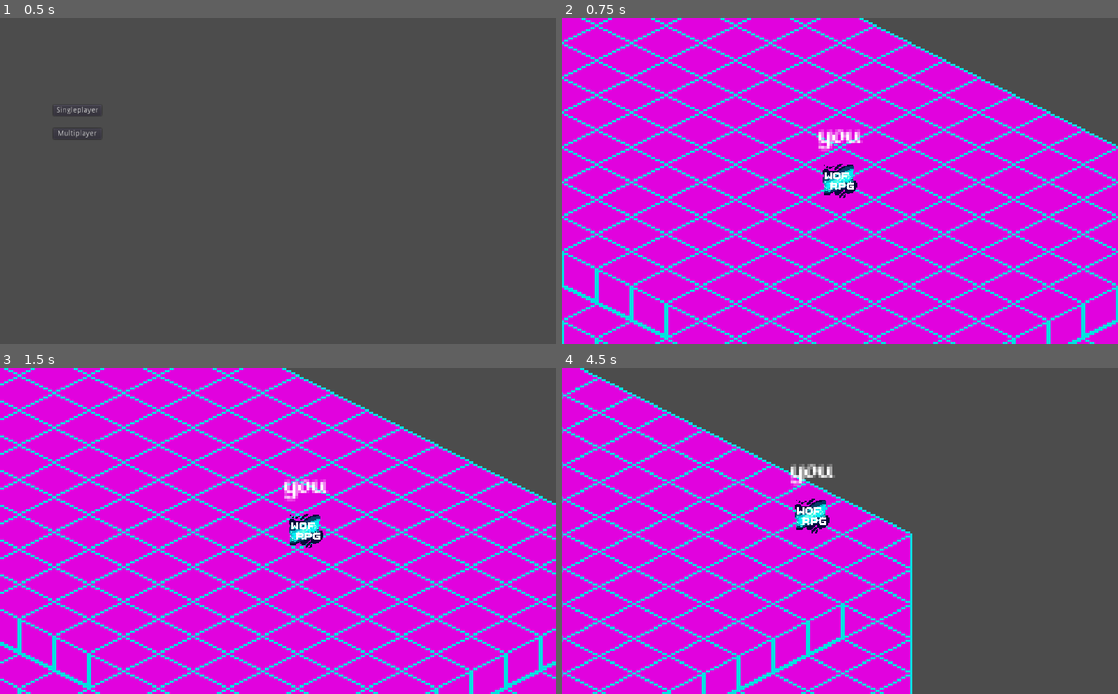
Above: before the commit, frames 1-4 (two rows, left to right).
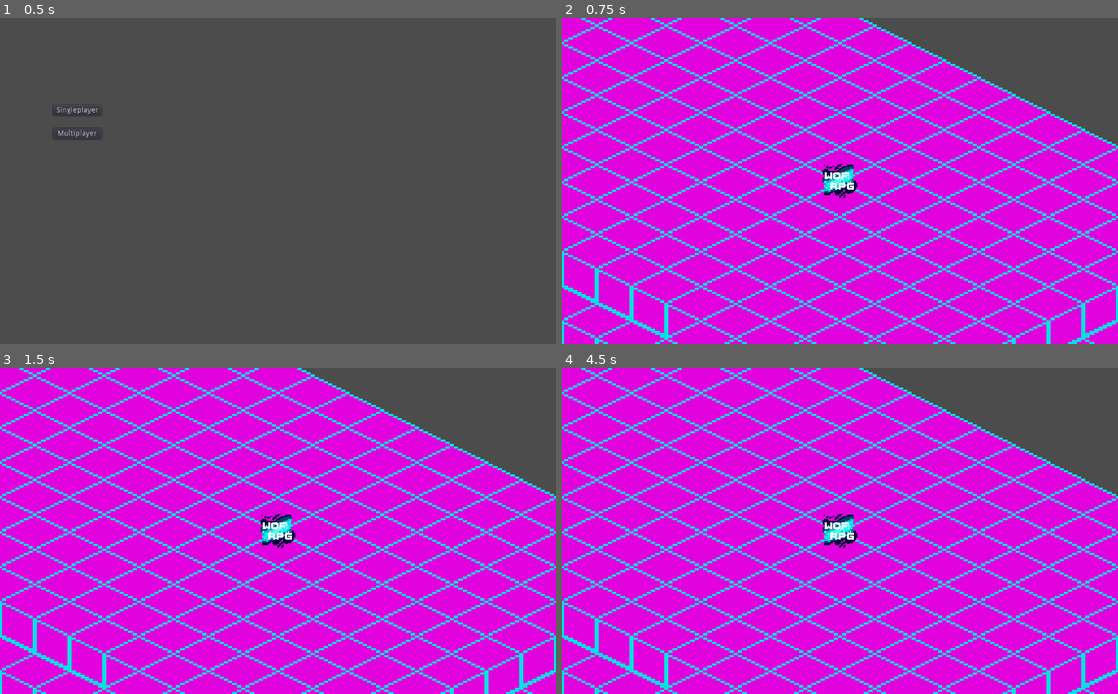
Above: after the commit, the same moments.

Repository: Animus-Surge/wof-rpg
Game: Godot game, scene res://scenes/loading_screen.tscn
Two runs of this game, one before a commit and one after it. Both use one fixed random seed, a clock stepped at 60 frames per second and the inputs below.
Inputs:
- Up to frame 1 (0.5 s): no input
- Up to frame 2 (0.75 s): click "Singleplayer" at 0.5 s
- Up to frame 3 (1.5 s): tap Enter at 1.25, 1.35 s; hold Right (ui_right) from 1.28 s (still down)
- Up to frame 4 (4.5 s): release Right (ui_right) at 2.03 s; hold Down (ui_down) 2.03-2.78 s; tap Enter every 0.75 s from 2.1 to 4.35 s; hold Right (ui_right) 2.78-3.53 s; hold Up (ui_up) 3.53-4.28 s; hold Left (ui_left) from 4.28 s (still down)

Frame 1 is identical in both runs. In frame 2, 0.3% of the frame differs, in the area x 46-55%, y 34-41%; in frame 3, 22%; in frame 4, 52%, in the area x 0-100%, y 0-100%.

Commit message:
Squash multiplayer bugs

Diff:
--- a/scenes/map.tscn
+++ b/scenes/map.tscn
@@ -53,8 +53,8 @@
 anchor_top = 1.0
 anchor_right = 1.0
 anchor_bottom = 1.0
-margin_left = -244.0
-margin_top = -324.0
+margin_left = -403.0
+margin_top = -202.0
 __meta__ = {
 "_edit_use_anchors_": false
 }
@@ -73,22 +73,26 @@
 }
 
 [node name="ScrollContainer" type="ScrollContainer" parent="UILayer/ui_root/chatpanel"]
-anchor_left = 0.0122951
-anchor_top = 0.00925926
-anchor_right = 0.991803
-anchor_bottom = 0.904321
+anchor_right = 1.0
+anchor_bottom = 1.0
+margin_left = 5.0
+margin_top = 4.0
+margin_right = -3.0
+margin_bottom = -32.0
 scroll_horizontal_enabled = false
 __meta__ = {
 "_edit_use_anchors_": true
 }
 
 [node name="RichTextLabel" type="RichTextLabel" parent="UILayer/ui_root/chatpanel/ScrollContainer"]
-margin_right = 239.0
-margin_bottom = 290.0
+margin_right = 395.0
+margin_bottom = 166.0
 size_flags_horizontal = 3
 size_flags_vertical = 3
+bbcode_enabled = true
 
 [node name="pausemenu" type="Panel" parent="UILayer/ui_root"]
+visible = false
 anchor_right = 1.0
 anchor_bottom = 1.0
 custom_styles/panel = SubResource( 2 )
--- a/scripts/global/scene_root.gd
+++ b/scripts/global/scene_root.gd
@@ -20,7 +20,7 @@
 	var ip = $Panel/ip.text # TODO: separate the port from the end of the IP
 	var username = $Panel/uname.text
 
-	gstate.username = username
+	gstate.username = username if not username.empty() else "Player"
 	gstate.join_server(ip)
 
 func sp_press():
--- a/scripts/player/player.gd
+++ b/scripts/player/player.gd
@@ -9,14 +9,14 @@
 func _ready():
 	if !gstate.mplayer:
 		$Camera2D.current = true
-		$Label.text = "you"
+		$Label.text = ""
 		return
 	var pid = get_network_master()
 	if is_network_master():
 		$Camera2D.current = true
 		$Label.text = "you"
 	else:
-		$Label.text = str(pid)
+		$Label.text = gstate.players[pid].uname
 
 	ppos = position
 
@@ -31,10 +31,10 @@
 		if gstate.mplayer:
 			rset_unreliable("pvel", vel)
 			rset_unreliable("ppos", position)
-	else:
-		if gstate.mplayer:
+	elif gstate.mplayer:
+		vel = pvel
+		if !gstate.paused: # Prevent the player from jumping back to (0,0)
 			position = ppos
-			vel = pvel
 
 	position += vel * delta
 
--- a/scripts/state.gd
+++ b/scripts/state.gd
@@ -22,6 +22,7 @@
 #Game state variables
 var paused = false
 var mplayer = false
+var hosting_server = false
 
 var auto_hide_loadscreen = true # Used for multiplayer system
 
@@ -100,6 +101,8 @@
 
 func create_lan():
 	disconnect("done", self, "create_lan")
+	mplayer = true
+	hosting_server = true
 	var peer = NetworkedMultiplayerENet.new()
 	peer.create_server(mult_port, 20) # All local server instances will be limited to 20 players
 	get_tree().set_network_peer(peer)
@@ -147,16 +150,19 @@
 
 func connection_success():
 	print("CONNECTION: Connected successfully to: " + mult_ip + ":" + str(mult_port))
+	emit_signal("mp_connected")
 	mplayer = true
 	prestart()
 
 func connection_failed():
 	print("CONNECTION: Failed to connect to: " + mult_ip + ":" + str(mult_port))
+	emit_signal("mp_fail")
 	auto_hide_loadscreen = true
 	load_scene("menus")
 
 func disconnected():
 	print("CONNECTION: Disconnected. Deliberate: " + str(deliberate_disconnect))
+	emit_signal("mp_disconnected")
 	mplayer = false
 	auto_hide_loadscreen = true
 	load_scene("menus")
@@ -169,7 +175,7 @@
 
 func prestart():
 	print("PRESTART")
-	rpc_id(1, "register_player_server", {"uname":"Surgie"})
+	rpc_id(1, "register_player_server", {"uname":username})
 
 	hide_loadingscreen()
 
@@ -181,23 +187,34 @@
 
 #Packet handling
 
-enum PacketType {
-	TYPE_P2P,
-	TYPE_P2S,
-	TYPE_S2P
-}
+signal chat_message(message)
 
 func send_packet(data):
 	rpc_id(1, "recieve_packet", get_tree().get_network_unique_id(), data)
 
-func recieve_packet(sender_id, data):
+remote func recieve_packet(sender_id, data):
 	print("PACKET_MGR: Recieved packet from: " + str(sender_id) + " data: " + str(data))
 	match data.type:
-		"ping": pass
-		"chat_msg":
-			pass
+		"ping":
+			print("PACKET_MGR: Ping: " + data.content)
+			rpc_id(sender_id, "recieve_packet_c", {"type":"ping", "content":"Pong!"})
+		"chatmsg":
+			if data.dm:
+				rpc_id(data.dm_recipient, "recieve_packet_c", {"type":"chatmsg", "sender_id":data.sender_id, "msg":data.msg, "dm":true})
+			else:
+				rpc("recieve_packet_c", {"type":"chatmsg", "sender_id":data.sender_id, "msg":data.msg, "dm":false})
 		"trade":
 			pass
+
+puppet func recieve_packet_c(data):
+	print("PACKET_MGR: Recieved packet from server. Content: " + str(data))
+	match data.type:
+		"ping":
+			print(data.content)
+		"chatmsg":
+			print("PACKET_MGR: Chat: " + data.msg)
+			# TODO: maybe have different types of messages, like a party chat, private chat, or something like that
+			emit_signal("chat_message", "[color=#" + ("00ffff" if data.sender_id == get_tree().get_network_unique_id() else "00ff00") + "]" + gstate.players[data.sender_id].uname + "[/color]" + (" [color=#ff00ff](private)[/color]: " if data.dm else ": ") + data.msg)
 
 # Singleplayer instance
 
@@ -222,18 +239,18 @@
 var tmax = 100
 
 func load_scene(scene_name):
-	print("Loading scene: " + scene_name)
+	print("SCN_MGR: Loading scene: " + scene_name)
 	#Check to see if the loading screen hasn't been deleted accidentally
 	if !get_node("/root/loading_screen"):
 		var err = get_tree().change_scene("res://scenes/loading_screen.tscn") # Also useful for debugging things, as the true debug system will not automatically load the loading screen
 		if err != OK:
-			printerr("Error occoured whilst loading the loading screen.")
+			printerr("SCN_MGR: Error occoured whilst loading the loading screen. Error code: " + str(err))
 			return
 		current_scene = "loading_screen"
 
 	loader = ResourceLoader.load_interactive("res://scenes/%s.tscn" % scene_name)
 	if loader == null:
-		printerr("Loader failed to initialize for some reason")
+		printerr("SCN_MGR: Loader failed to initialize for some reason")
 		return # TODO: error management
 
 	if current_scene != "loading_screen":
@@ -266,7 +283,7 @@
 			pass
 		else:
 			# TODO: error management
-			printerr("Loader error: " + err)
+			printerr("SCN_MGR: Loader error: " + str(err))
 			loader = null
 			break
 
--- a/scripts/ui/ui_manager.gd
+++ b/scripts/ui/ui_manager.gd
@@ -4,6 +4,11 @@
 	pass
 
 	#Connect all the helper signals
+# warning-ignore:return_value_discarded
+	gstate.connect("chat_message", self, "chat_message")
+
+# warning-ignore:return_value_discarded
+	gstate.connect("mp_connected", self, "server_connected")
 
 	#Hide all UI elements that are hidden by default
 	$pausemenu.hide()
@@ -12,11 +17,39 @@
 	else:
 		$chatpanel.hide()
 
+func server_connected():
+	$chatpanel.show()
+
 func _input(event):
+	if gstate.hosting_server: return # Ignore all keyboard inputs if we are a server (TODO: character on hosted server)
 	if event is InputEventKey and event.pressed:
 		if event.scancode == KEY_ESCAPE:
+			if gstate.paused and $chatpanel/message_box.has_focus():
+				$chatpanel/message_box.release_focus()
+				gstate.paused = false
+				return
 			gstate.paused = !gstate.paused # Only applies to the client, never affects the multiplayer side
 			$pausemenu.visible = gstate.paused
+		elif event.scancode == KEY_ENTER:
+			if $chatpanel/message_box.has_focus():
+				var msg = $chatpanel/message_box.text
+				#TODO: remove or end any bbcode tags to avoid issues
+				if msg.empty():
+					return
+				var id = get_tree().get_network_unique_id()
+				#TODO: dm and party handling
+				gstate.send_packet({"type":"chatmsg", "msg":msg, "sender_id":id, "dm":false, "dm_recipient":0})
+				$chatpanel/message_box.clear()
+				$chatpanel/message_box.release_focus()
+				gstate.paused = false
+			else:
+				$chatpanel/message_box.grab_focus()
+				gstate.paused = true # Act like it's paused so all keystrokes get sent to the chat box
+
+	#Notice how we aren't sending the chat message directly to our own chatbox. Instead we are sending it
+	#to the server, which will send it back to us, and then we will put it in our own chatbox. Avoids duplicates.
+
+#Pause screen
 
 func unpause():
 	gstate.paused = false
@@ -28,6 +61,13 @@
 func quit():
 	if gstate.mplayer:
 		gstate.deliberate_disconnect = true
+		gstate.auto_hide_loadscreen = true
 		get_tree().set_network_peer(null)
 	gstate.paused = false
 	gstate.load_scene("menus")
+
+#Chat handler
+
+func chat_message(message):
+	get_node("chatpanel/ScrollContainer/RichTextLabel").bbcode_text += message + "\n"
+	#TODO: other chat features, like party screens and dms and such
